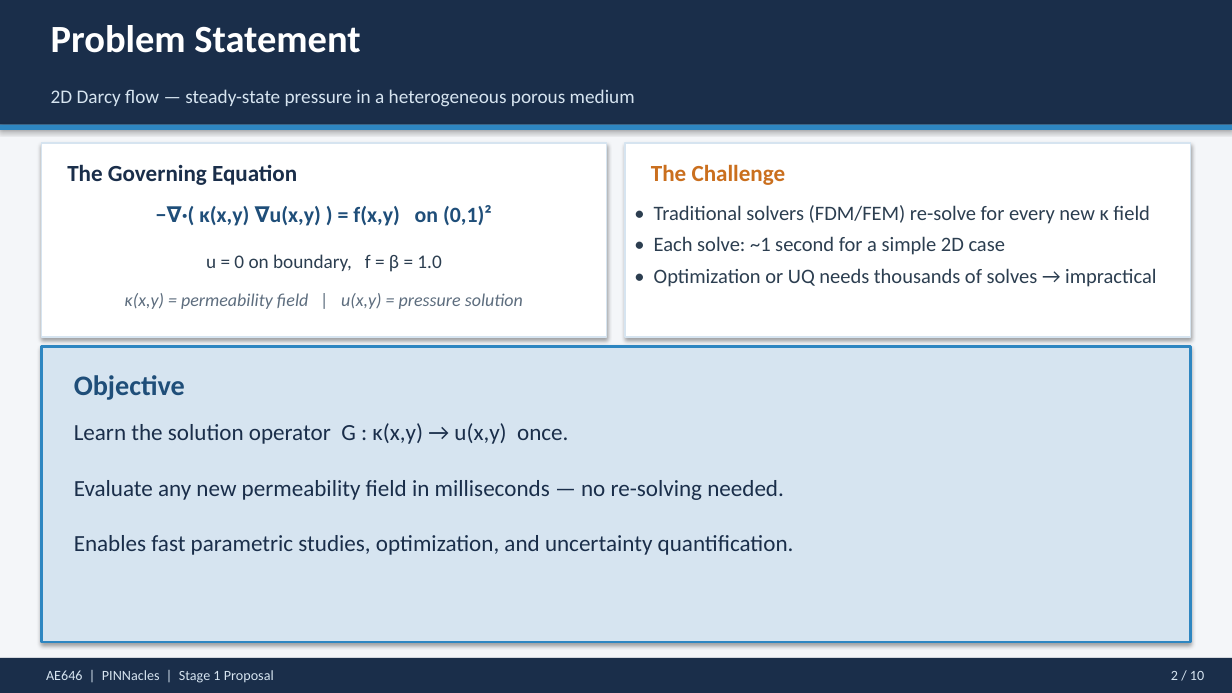
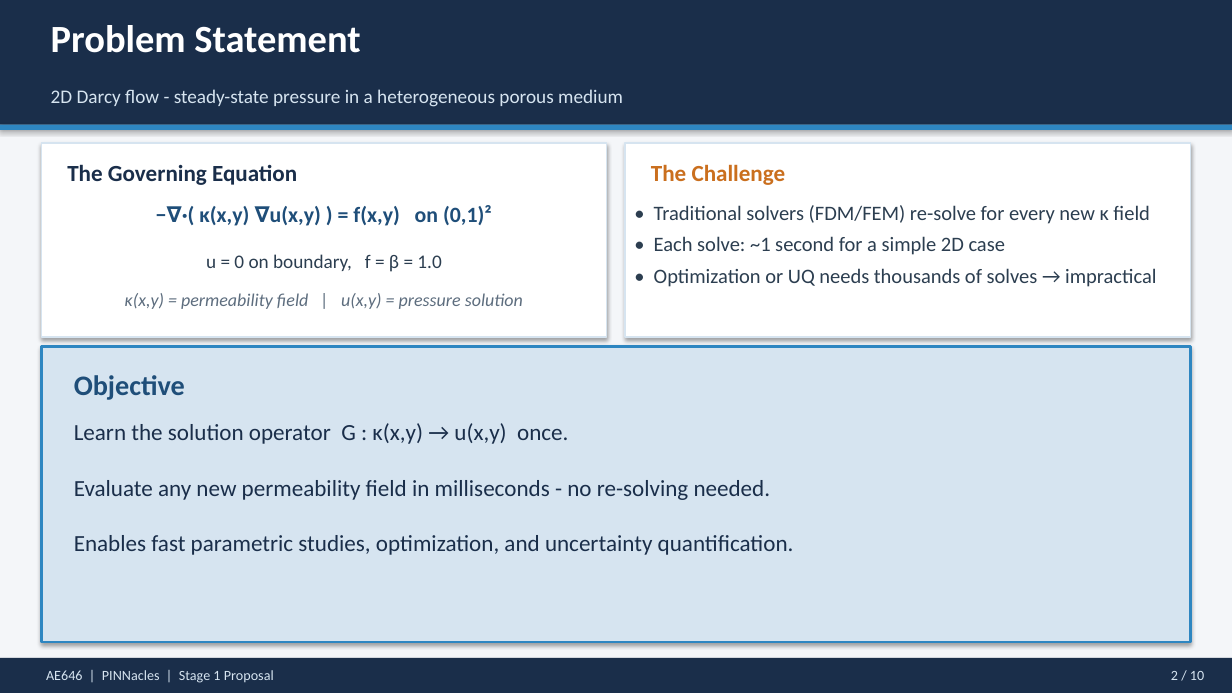
Before and after one commit to ARYAMANN7279/AE646-PINNacles, a slide deck: slide 2 of docs/PINNacles_Stage1_Presentation.pptx. Drawn at 1232x693 pixels with LibreOffice and Linux fonts; fonts in the diff are those of the drawing. Boxes give left, top, right and bottom in pixels: in the first picture for what was removed or moved away, otherwise in the second. Text is boxed around its words. In the diff, an @@ line names an element or a change of style, - is before the commit and + after.

```diff
--- a/docs/PINNacles_Stage1_Presentation.pptx
+++ b/docs/PINNacles_Stage1_Presentation.pptx
@@ text at (51, 89, 623, 107): text changed @@
-2D Darcy flow — steady-state pressure in a heterogeneous porous medium
+2D Darcy flow - steady-state pressure in a heterogeneous porous medium
@@ text at (74, 423, 794, 555): text changed @@
-Learn the solution operator G : κ(x,y) → u(x,y) once.
-Evaluate any new permeability field in milliseconds — no re-solving needed.
-Enables fast parametric studies, optimization, and uncertainty quantification.
+Learn the solution operator G : κ(x,y) → u(x,y) once.
+Evaluate any new permeability field in milliseconds - no re-solving needed.
+Enables fast parametric studies, optimization, and uncertainty quantification.
```
Also in this commit, not shown: 9 other slides changed, 1 other file.
